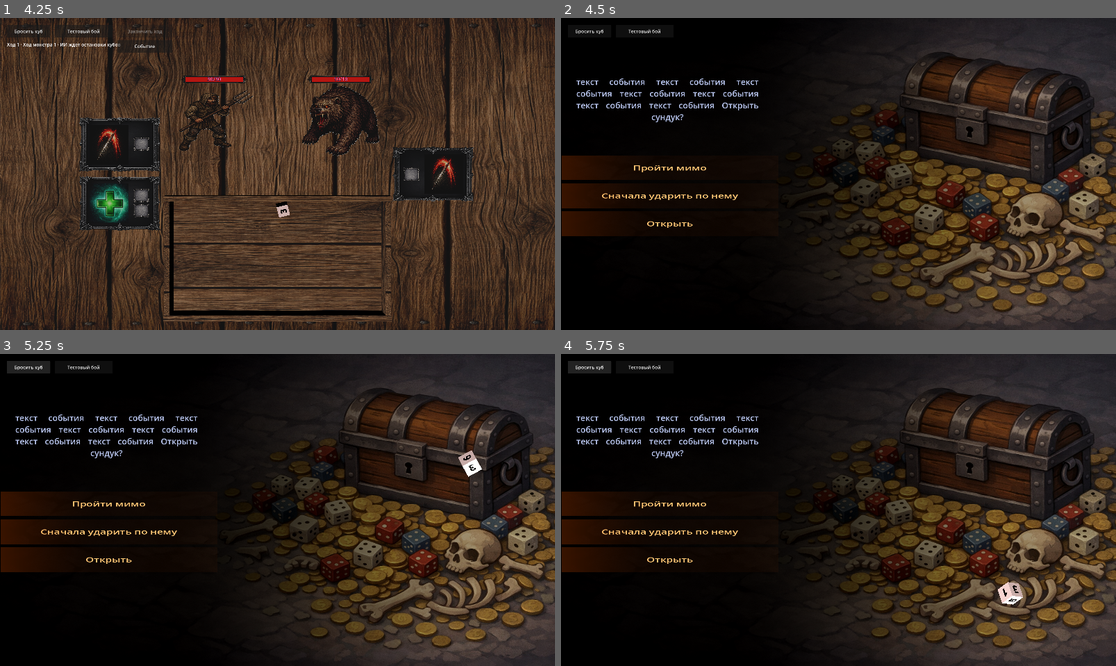
Above: before the commit, frames 1-4 (two rows, left to right).
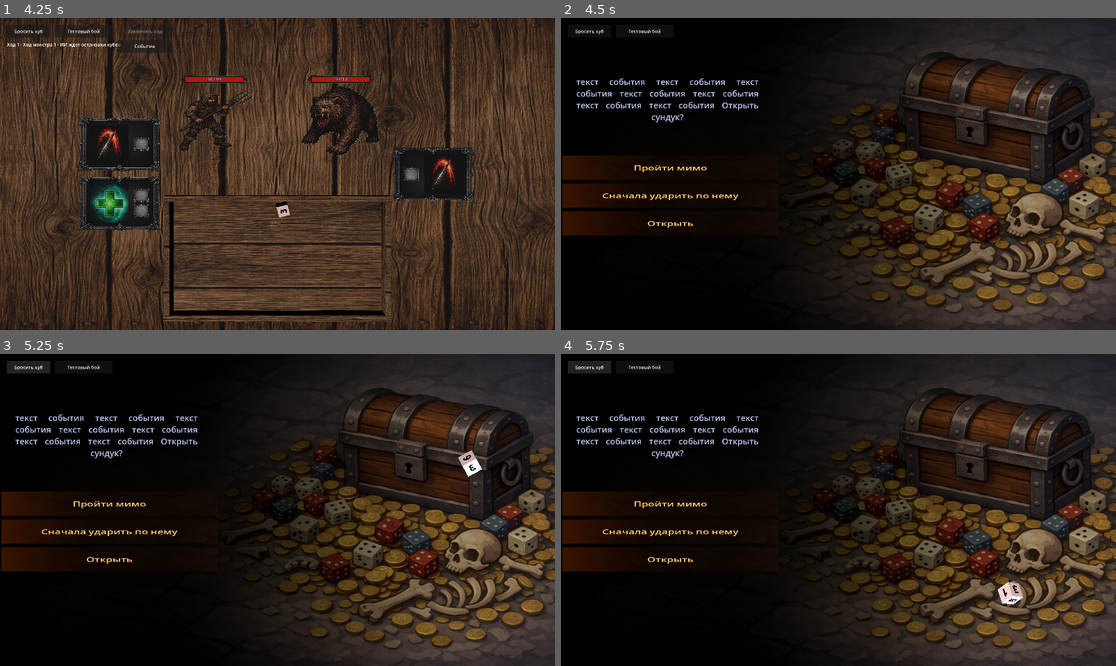
Above: after the commit, the same moments.

Repository: olegbogai-web/dicegame
Game: Godot game, scene res://scenes/board.tscn
The game is run twice, just before and just after one commit, with the same random seed, the same clock (stepped at 60 frames per second) and the same inputs.
Inputs:
- Up to frame 1 (4.25 s): click "Бросить куб" at 0.5 s; click "Тестовый бой" at 1.25 s; click "Бросить куб" at 2 s; click "Тестовый бой" at 2.75 s; click "Закончить ход" at 3.5 s
- Up to frame 2 (4.5 s): click "Событие" at 4.25 s
- Up to frame 3 (5.25 s): click "Бросить куб" at 5 s
- Up to frame 4 (5.75 s): no input

Frame 1 is identical in both runs. In frame 2, 0.4% of the frame differs, in the area x 0-33%, y 44-70%; in frame 3, 0.4%; in frame 4, 0.4%.

Commit message:
Improve event choice hover/click and fix event dice icon sizing

Diff:
--- a/assets/shaders/orange_shader.gdshader
+++ b/assets/shaders/orange_shader.gdshader
@@ -1,6 +1,8 @@
 shader_type spatial;
 
 render_mode unshaded, blend_mix, cull_disabled, depth_draw_always;
+
+uniform float hover_strength : hint_range(0.0, 1.0) = 0.0;
 
 void fragment() {
     float gradient = 0.5 - UV.x;
@@ -8,12 +10,14 @@
 
     float min_alpha = 0.04;
     float max_alpha = 0.4;
+    float hover_alpha_boost = 0.16;
 
-    float final_alpha = mix(min_alpha, max_alpha, mask);
+    float final_alpha = mix(min_alpha, max_alpha, mask) + hover_alpha_boost * hover_strength;
 
-    // оранжевый цвет (можно настроить)
     vec3 orange = vec3(1.0, 0.35, 0.0);
+    vec3 yellow = vec3(1.0, 0.9, 0.2);
+    vec3 final_color = mix(orange, yellow, hover_strength);
 
-    ALBEDO = orange;
-    ALPHA = final_alpha;
+    ALBEDO = final_color;
+    ALPHA = clamp(final_alpha, 0.0, 1.0);
 }
--- a/content/dice/view/dice_face_view.gd
+++ b/content/dice/view/dice_face_view.gd
@@ -38,7 +38,9 @@
 			if face_definition.icon != null:
 				_icon_sprite.texture = face_definition.icon
 				_icon_sprite.modulate = face_definition.overlay_tint
-				_icon_sprite.pixel_size = max(min_size / 128.0, 0.0001)
+				var icon_size := Vector2(face_definition.icon.get_width(), face_definition.icon.get_height())
+				var max_icon_side := max(icon_size.x, icon_size.y)
+				_icon_sprite.pixel_size = max(min_size / max(max_icon_side, 1.0), 0.0001)
 				_icon_sprite.visible = true
 		DiceFaceDefinition.ContentType.TEXT:
 			_label.text = face_definition.text_value
--- a/scenes/event_room.tscn
+++ b/scenes/event_room.tscn
@@ -48,6 +48,7 @@
 width = 700.0
 
 [node name="choices" type="Node3D" parent="."]
+transform = Transform3D(1, 0, 0, 0, 1, 0, 0, 0, 1, 0, -0.35, 0)
 
 [node name="choice_background_1" type="MeshInstance3D" parent="choices" unique_id=120191202]
 transform = Transform3D(3.5, 0, 0, 0, 1, 0, 0, 0, 0.4, -5.45, 0.563, 1.6)
--- a/scenes/scripts/event_room_controller.gd
+++ b/scenes/scripts/event_room_controller.gd
@@ -18,6 +18,9 @@
 const POSITIVE_FACE_ICON := preload("res://assets/material/green.png")
 const NEUTRAL_FACE_ICON := preload("res://assets/material/yelow.png")
 const NEGATIVE_FACE_ICON := preload("res://assets/material/red.png")
+const CHOICE_HOVER_PARAM := "hover_strength"
+const CHOICE_HOVER_VALUE := 1.0
+const CHOICE_IDLE_VALUE := 0.0
 
 @export var event_definition: EventDefinition
 
@@ -32,6 +35,7 @@
 var _result_anchor_transform := Transform3D.IDENTITY
 var _event_dice: Dice
 var _is_resolving := false
+var _hovered_choice_index := -1
 
 
 func _ready() -> void:
@@ -65,6 +69,11 @@
 			"base_label_scale": label.scale,
 			"choice": null,
 		})
+		var shared_material := choice_background.material_override as ShaderMaterial
+		if shared_material != null:
+			var unique_material := shared_material.duplicate() as ShaderMaterial
+			choice_background.material_override = unique_material
+			unique_material.set_shader_parameter(CHOICE_HOVER_PARAM, CHOICE_IDLE_VALUE)
 
 
 func _apply_event_definition() -> void:
@@ -108,6 +117,9 @@
 func _unhandled_input(event: InputEvent) -> void:
 	if _is_resolving:
 		return
+	if event is InputEventMouseMotion:
+		var mouse_motion := event as InputEventMouseMotion
+		_update_choice_hover(mouse_motion.position)
 	if event is InputEventMouseButton:
 		var mouse_button := event as InputEventMouseButton
 		if mouse_button.pressed and mouse_button.button_index == MOUSE_BUTTON_LEFT:
@@ -115,25 +127,49 @@
 
 
 func _try_pick_choice(mouse_position: Vector2) -> void:
+	var hovered_index := _pick_choice_index(mouse_position)
+	if hovered_index < 0:
+		return
+	_on_choice_selected(_choice_entries[hovered_index].get("choice") as EventChoiceDefinition)
+
+
+func _pick_choice_index(mouse_position: Vector2) -> int:
 	if _camera == null:
-		return
+		return -1
 	var space_state := get_world_3d().direct_space_state
 	var ray_origin := _camera.project_ray_origin(mouse_position)
 	var ray_direction := _camera.project_ray_normal(mouse_position)
 	var query := PhysicsRayQueryParameters3D.create(ray_origin, ray_origin + ray_direction * 200.0)
 	var hit := space_state.intersect_ray(query)
 	if hit.is_empty():
-		return
+		return -1
 	var collider := hit.get("collider") as Node
 	if collider == null:
-		return
-	for entry in _choice_entries:
+		return -1
+	for index in _choice_entries.size():
+		var entry := _choice_entries[index]
 		var background := entry.get("background") as MeshInstance3D
 		if background == null:
 			continue
-		if collider == background or collider.get_parent() == background:
-			_on_choice_selected(entry.get("choice") as EventChoiceDefinition)
-			return
+		if collider.get_parent() == background:
+			return index
+	return -1
+
+
+func _update_choice_hover(mouse_position: Vector2) -> void:
+	var hovered_index := _pick_choice_index(mouse_position)
+	if hovered_index == _hovered_choice_index:
+		return
+	_hovered_choice_index = hovered_index
+	for index in _choice_entries.size():
+		var background := _choice_entries[index].get("background") as MeshInstance3D
+		if background == null:
+			continue
+		var material := background.material_override as ShaderMaterial
+		if material == null:
+			continue
+		var hover_strength := CHOICE_HOVER_VALUE if index == _hovered_choice_index else CHOICE_IDLE_VALUE
+		material.set_shader_parameter(CHOICE_HOVER_PARAM, hover_strength)
 
 
 func _on_choice_selected(choice: EventChoiceDefinition) -> void:
